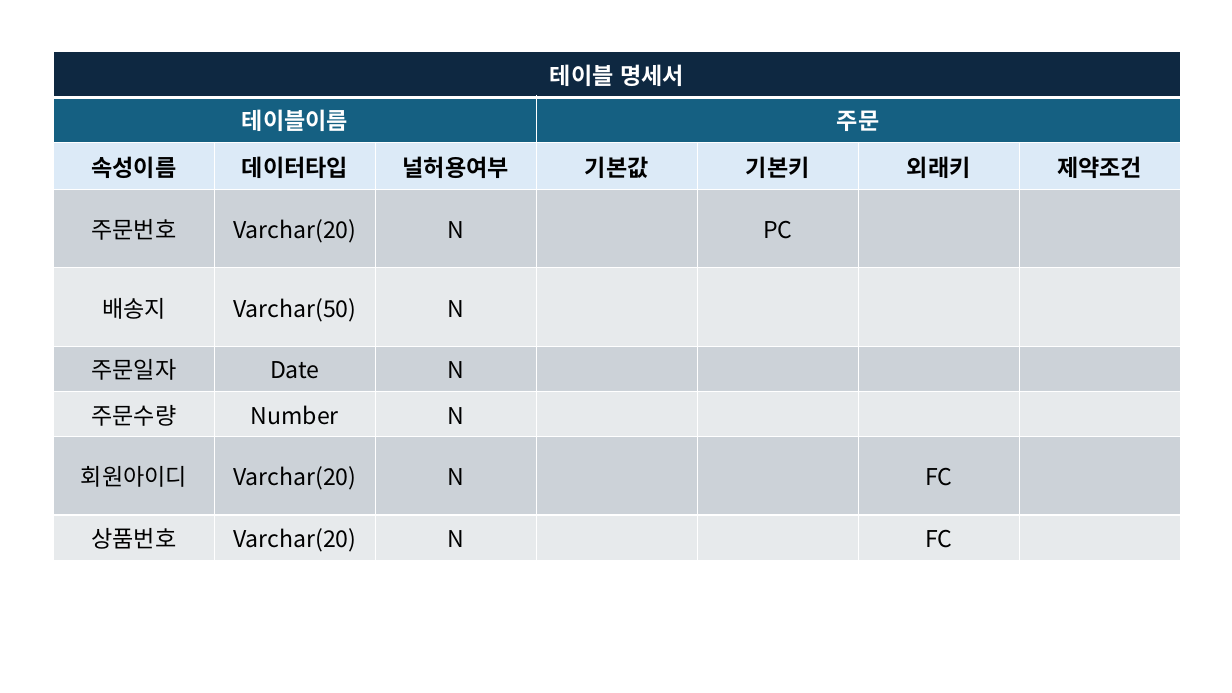
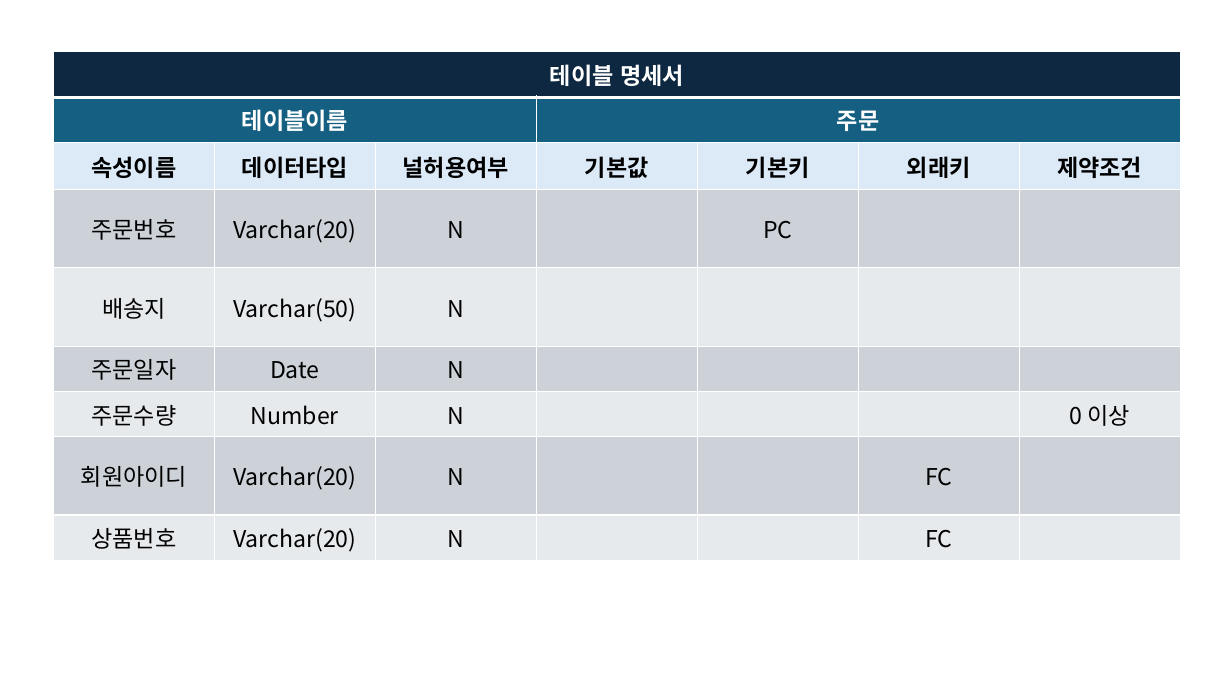
Before and after one commit to idsdk/DB_2025-2, a slide deck: slide 4 of 테이블명세서.pptx (slide 5 before the commit). Drawn at 1232x693 pixels with LibreOffice and Linux fonts; fonts in the diff are those of the drawing. Boxes give left, top, right and bottom in pixels: in the first picture for what was removed or moved away, otherwise in the second. Text is boxed around its words. In the diff, an @@ line names an element or a change of style, - is before the commit and + after.

```diff
--- a/테이블명세서.pptx
+++ b/테이블명세서.pptx
@@ table at box(54, 52, 1179, 561) @@
-row 7, column 7: 
+row 7, column 7: 0 이상
```
Also in this commit, not shown: 4 other slides changed.
